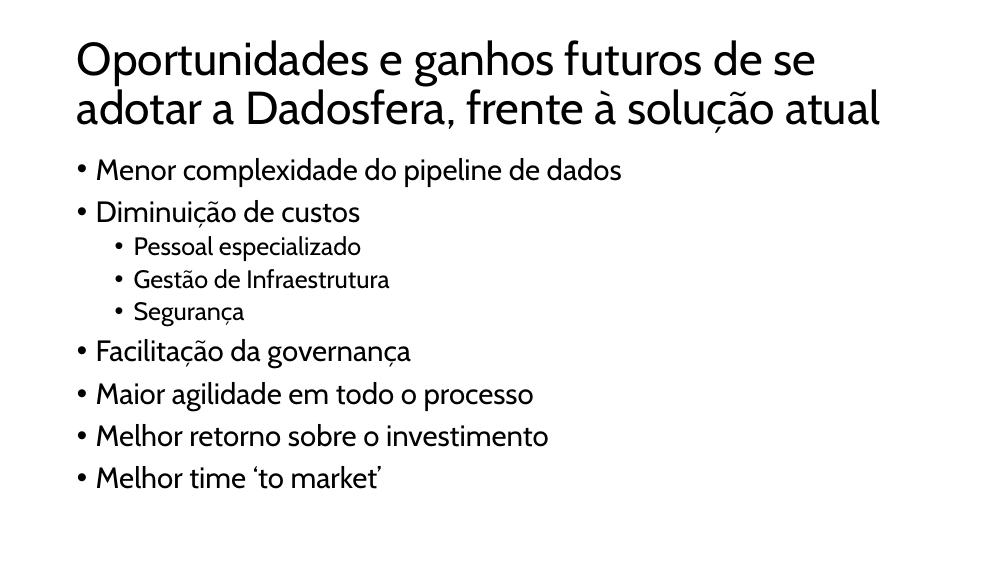
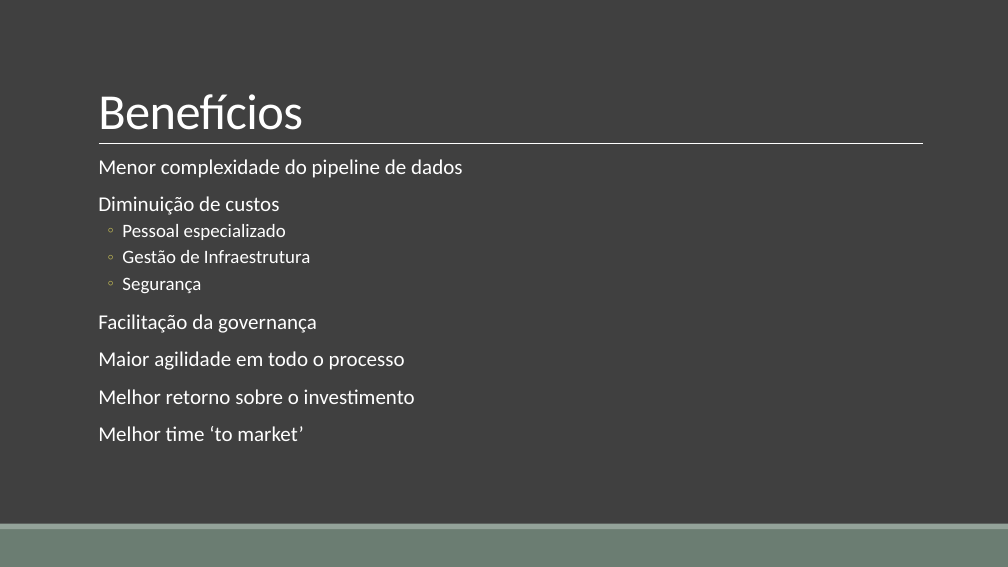
Before and after one commit to cglima/CASSIANA_BARRETO_DDF_TECH_032024, a slide deck: slide 15 of Case Tecnologia.pptx (slide 14 before the commit). Drawn at 1008x567 pixels with LibreOffice and Linux fonts; fonts in the diff are those of the drawing. Boxes give left, top, right and bottom in pixels: in the first picture for what was removed or moved away, otherwise in the second. Text is boxed around its words. In the diff, an @@ line names an element or a change of style, - is before the commit and + after.

```diff
--- a/Case Tecnologia.pptx
+++ b/Case Tecnologia.pptx
@@ background #FFFFFF to #404040 @@
@@ title "Benefícios" at <box>98,94,303,130</box>: vertical alignment middle to bottom @@
@@ title at <box>98,94,303,130</box>: text changed; size 44 to 48 pt; font Cabin to Calibri; text colour #000000 to #FFFFFF @@
-Oportunidades e ganhos futuros de se adotar a Dadosfera, frente à solução atual
+Benefícios
@@ line added from (99, 144) to (923, 144), #FFFFFF 0.5 pt @@
@@ text "Menor complexidade do pipeline de ..." at <box>98,159,462,441</box>: size 28 to 20 pt in "Menor complexidade do pipeline de dados", "Diminuição de custos", "Facilitação da governança", "Maior agilidade em todo o processo" and 2 more places; font Cabin to Calibri, text colour #000000 to #FFFFFF; size 24 to 18 pt in "Pessoal especializado", "Gestão de Infraestrutura", "Segurança"; bullet • to  ; more space between paragraphs; bullet • to ◦ @@
@@ rectangle added at <box>0,529,1008,567</box>, fill #6B7D72 @@
@@ rectangle added at <box>0,524,1008,529</box>, fill #93A299 @@
```
Also in this commit, not shown: 6 other slides changed, 9 slides added, 8 slides removed, 1 other file.
